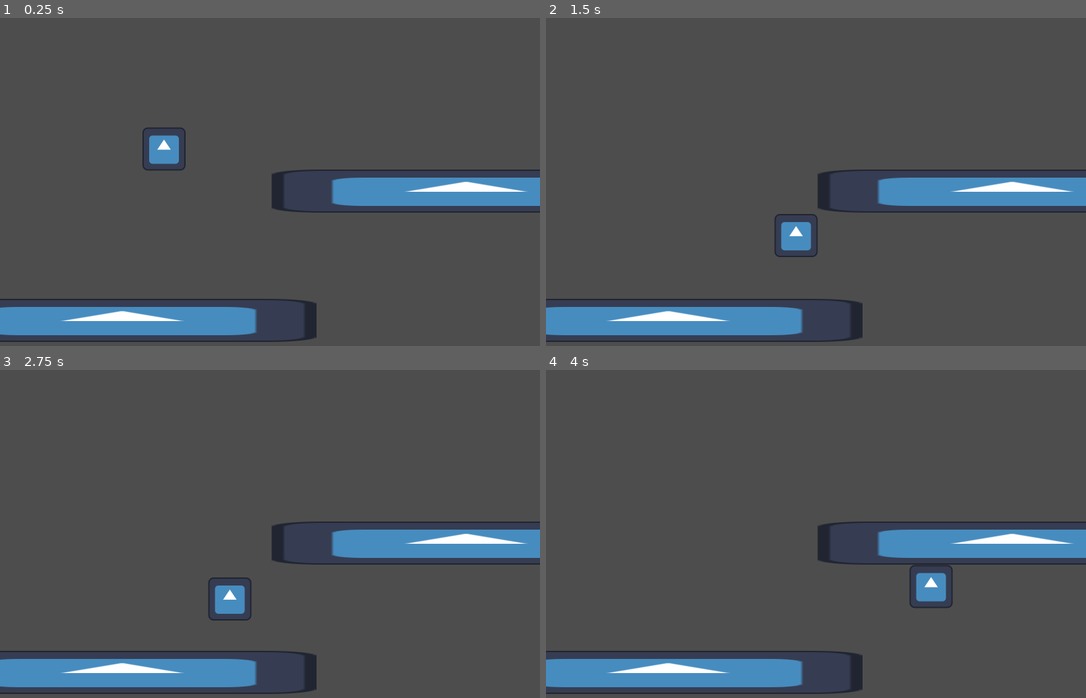
Above: before the commit, frames 1-4 (two rows, left to right).
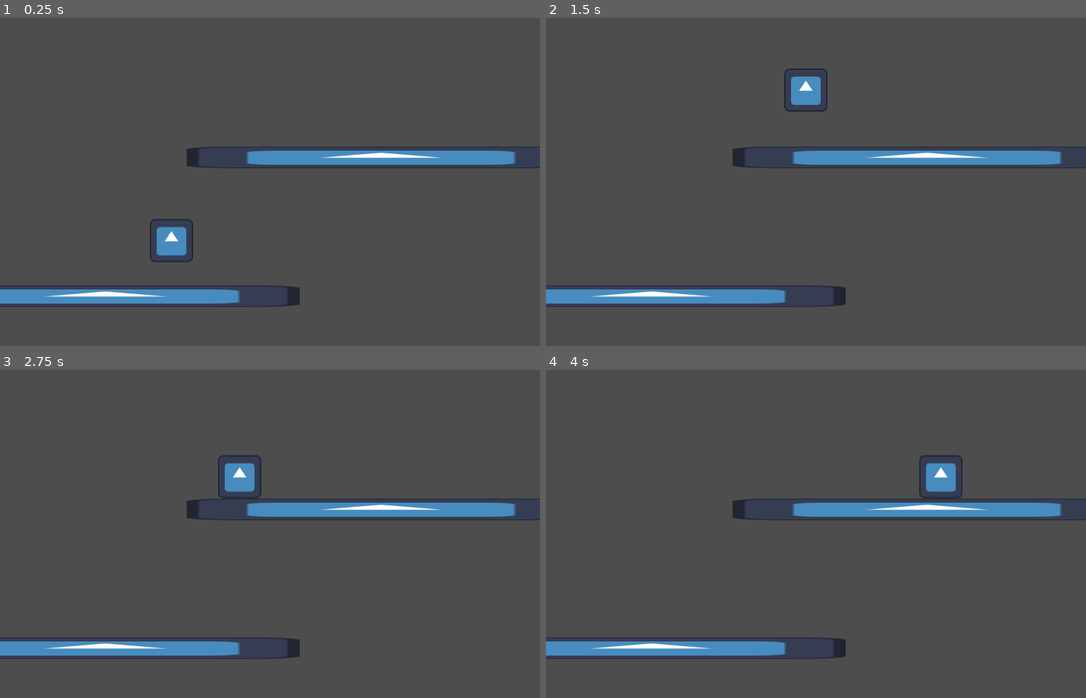
Above: after the commit, the same moments.

Repository: briel0/fog-gamejam-maio
Game: Godot game, scene res://scenes/main.tscn
Same seed, same stepped clock (60 frames per second), same inputs: the game is played once before the commit and once after it. The engine's default icon, where the game draws it, is replaced by a stand-in: a white triangle on a blue panel in a dark square.
Inputs:
- Up to frame 1 (0.25 s): no input
- Up to frame 2 (1.5 s): tap Enter (ui_accept) at 0.5, 0.8, 1.35 s; hold F (shoot) 0.53-1.28 s; hold Right (right) from 0.53 s (still down); tap Space (jump) at 0.77, 1.07 s
- Up to frame 3 (2.75 s): tap Space (jump) at 1.52, 1.55, 1.82, 2.1 s; release Right (right) at 2.03 s; hold Left (left) from 2.03 s (still down); hold F (shoot) from 2.03 s (still down)
- Up to frame 4 (4 s): release Left (left) at 2.78 s; release F (shoot) at 2.78 s; hold Right (right) from 2.78 s (still down); tap F (shoot) at 2.85 s; tap Space (jump) at 3.02, 3.32, 3.77, 3.8 s; tap Enter (ui_accept) at 3.05, 3.6 s

The runs differ from the first frame. In frame 1, 15% of the frame differs, in the area x 0-100%, y 33-99%; in frame 2, 15%; in frame 3, 15%; in frame 4, 15%, in the area x 0-100%, y 26-99%.

Commit message:
all combats features less the melee attack

Diff:
--- a/prefabs/beam.tscn
+++ b/prefabs/beam.tscn
@@ -7,11 +7,11 @@
 
 [node name="Beam" type="StaticBody2D" unique_id=1385120846]
 scale = Vector2(9, 1)
-collision_layer = 3
-collision_mask = 3
 
 [node name="Sprite2D" type="Sprite2D" parent="." unique_id=1781685396]
+scale = Vector2(1, 0.5)
 texture = ExtResource("1_pmv8y")
 
 [node name="UpSideCollision" type="CollisionShape2D" parent="." unique_id=411214769]
+scale = Vector2(1, 0.5)
 shape = SubResource("RectangleShape2D_0wfyh")
--- a/prefabs/character.tscn
+++ b/prefabs/character.tscn
@@ -2,14 +2,17 @@
 
 [ext_resource type="Texture2D" uid="uid://bwlis81viho2p" path="res://icon.svg" id="1_cs6s8"]
 [ext_resource type="Script" uid="uid://bn41enjjf6nc8" path="res://scripts/character.gd" id="1_xofgc"]
+[ext_resource type="PackedScene" uid="uid://l2h3sxi6xcoa" path="res://prefabs/hat.tscn" id="2_v5mhf"]
 
 [sub_resource type="RectangleShape2D" id="RectangleShape2D_xofgc"]
 size = Vector2(128, 128)
 
 [node name="Character" type="CharacterBody2D" unique_id=2032235730]
 collision_layer = 2
-collision_mask = 3
+collision_mask = 5
 script = ExtResource("1_xofgc")
+hat_scene = ExtResource("2_v5mhf")
+speed = 400.0
 
 [node name="Sprite2D" type="Sprite2D" parent="." unique_id=416269749]
 texture_filter = 1
--- a/prefabs/hat.tscn
+++ b/prefabs/hat.tscn
@@ -1,24 +1,33 @@
-[gd_scene format=3 uid="uid://b4j2uq3um22cm"]
+[gd_scene format=3 uid="uid://l2h3sxi6xcoa"]
 
-[ext_resource type="Script" uid="uid://cboe4xgm4whsb" path="res://scripts/hat.gd" id="1_4i8tn"]
+[ext_resource type="Script" uid="uid://dumxnwcmb7rbk" path="res://scripts/hat.gd" id="1_k1j1t"]
 [ext_resource type="Texture2D" uid="uid://bwlis81viho2p" path="res://icon.svg" id="1_wmafp"]
+[ext_resource type="Script" uid="uid://bqergixoaadqe" path="res://scripts/area_coleta.gd" id="3_k1j1t"]
 
 [sub_resource type="RectangleShape2D" id="RectangleShape2D_1jyap"]
+size = Vector2(121, 123)
 
 [sub_resource type="RectangleShape2D" id="RectangleShape2D_jflnv"]
+size = Vector2(141, 143)
 
 [node name="Hat" type="CharacterBody2D" unique_id=1564772125]
-script = ExtResource("1_4i8tn")
+collision_layer = 4
+script = ExtResource("1_k1j1t")
 
 [node name="Sprite2D" type="Sprite2D" parent="." unique_id=664727085]
 texture = ExtResource("1_wmafp")
 
 [node name="CollisionShape2D" type="CollisionShape2D" parent="." unique_id=2094869144]
+position = Vector2(-0.5, 0.5)
 shape = SubResource("RectangleShape2D_1jyap")
 
-[node name="Area2D" type="Area2D" parent="." unique_id=290048159]
-collision_layer = 2
+[node name="AreaColeta" type="Area2D" parent="." unique_id=290048159]
+collision_layer = 4
 collision_mask = 2
+script = ExtResource("3_k1j1t")
 
-[node name="CollisionShape2D" type="CollisionShape2D" parent="Area2D" unique_id=1679887626]
+[node name="CollisionShape2D" type="CollisionShape2D" parent="AreaColeta" unique_id=1679887626]
+position = Vector2(1.5, 0.5)
 shape = SubResource("RectangleShape2D_jflnv")
+
+[connection signal="body_entered" from="AreaColeta" to="." method="_on_area_coleta_body_entered"]
--- a/project.godot
+++ b/project.godot
@@ -57,6 +57,12 @@
 ]
 }
 
+[layer_names]
+
+2d_physics/layer_1="piso"
+2d_physics/layer_2="player"
+2d_physics/layer_3="hat"
+
 [physics]
 
 3d/physics_engine="Jolt Physics"
--- a/scenes/main.tscn
+++ b/scenes/main.tscn
@@ -1,18 +1,18 @@
 [gd_scene format=3 uid="uid://bglqim6dh5pq4"]
 
 [ext_resource type="PackedScene" uid="uid://bp7gyn3h53c4a" path="res://prefabs/character.tscn" id="1_o5qli"]
-[ext_resource type="PackedScene" uid="uid://dbaij2s2exrij" path="res://prefabs/beam.tscn" id="2_0wfyh"]
+[ext_resource type="PackedScene" uid="uid://5yxp70i2ena2" path="res://prefabs/beam.tscn" id="2_0wfyh"]
 
 [node name="Main" type="Node2D" unique_id=176912923]
 
 [node name="Character" parent="." unique_id=1913132122 instance=ExtResource("1_o5qli")]
-position = Vector2(91, 89)
+position = Vector2(113, 361)
 
 [node name="Camera2D" type="Camera2D" parent="." unique_id=687306338]
 position = Vector2(405, 386)
 
 [node name="Beam" parent="." unique_id=1385120846 instance=ExtResource("2_0wfyh")]
-position = Vector2(986, 300)
+position = Vector2(734, 200)
 
-[node name="Beam2" parent="." unique_id=1267115199 instance=ExtResource("2_0wfyh")]
-position = Vector2(-33, 684)
+[node name="Beam2" parent="." unique_id=1120741732 instance=ExtResource("2_0wfyh")]
+position = Vector2(-83, 612)
--- /dev/null
+++ b/scripts/area_coleta.gd
@@ -0,0 +1,11 @@
+extends Area2D
+
+
+# Called when the node enters the scene tree for the first time.
+func _ready() -> void:
+	pass # Replace with function body.
+
+
+# Called every frame. 'delta' is the elapsed time since the previous frame.
+func _process(delta: float) -> void:
+	pass
--- /dev/null
+++ b/scripts/bullet.gd
@@ -0,0 +1,14 @@
+extends Area2D
+
+@export var speed: float = 700.0
+var direction: int = 1 # 1 para direita, -1 para esquerda
+
+func _physics_process(delta: float) -> void:
+	position.x += speed * direction * delta
+
+func _on_visible_on_screen_notifier_2d_screen_exited() -> void:
+	queue_free()
+
+func _on_body_entered(body: Node2D) -> void:
+	# Colocar lógica de dano depois
+	queue_free()
--- a/scripts/character.gd
+++ b/scripts/character.gd
@@ -1,51 +1,70 @@
 extends CharacterBody2D
+@export var hat_scene: PackedScene
 var hanging  = false
+var jumpable
+var lastDirection: int = 1
+var direction: int = 1
 var shootable=true
+var hat : Node2D = null
 const JUMP_VELOCITY = -1200.0
-@export var speed: float = 400.0
+@export var speed: float = 1000.0
 
 func _ready() -> void:
 	pass
-func disable_collision_temp():
-	set_collision_mask_value(1,false)
-	await get_tree().create_timer(0.3).timeout
-	set_collision_mask_value(1,true)
+func disable_collision_temp(mask,temp):
+	set_collision_mask_value(mask,false)
+	await get_tree().create_timer(temp).timeout
+	set_collision_mask_value(mask,true)
 
+func throw_hat(delta):
+	shootable=false
+	hat = hat_scene.instantiate()
+	hat.direction = direction
+	if direction==0:
+		hat.direction = lastDirection
+	hat.global_position=global_position + Vector2(hat.direction*20,-20)
+	get_tree().current_scene.add_child(hat)
+	get_node("HatCooldown").start()
+
+func recover_hat():
+	get_node("HatCooldown").stop()
+	shootable=true
+	if is_instance_valid(hat):
+		hat.queue_free()
 func _physics_process(delta: float) -> void:
-	#gravidade pq ta no ar
-	if shootable and Input.is_action_pressed("shoot"):
-		shootable=false
-		get_node("HatCooldown").start()
-		print("atirei")
-
-	var jumpable=true
-	if not is_on_floor() and not is_on_ceiling():
-		self.velocity += get_gravity() * delta
-		jumpable=false
-	#ta pendurado
-
-	if is_on_ceiling():
-		if Input.is_action_just_pressed("up"):
-			position[1] -=250
-		if Input.is_action_just_pressed("down"):
-			self.velocity += get_gravity() * delta
-	elif  is_on_floor() and Input.is_action_just_pressed("down"):
-			position[1] +=250
-
-	if jumpable and Input.is_action_just_pressed("jump"):
-		disable_collision_temp()
-		self.velocity.y = JUMP_VELOCITY
-
-
-	var direction := Input.get_axis("left", "right")
+	direction = 0
+	if Input.is_action_pressed("left"):
+		direction=-1
+		lastDirection=direction
+	if Input.is_action_pressed("right"):
+		direction=1
+		lastDirection=direction
 	if direction:
 		self.velocity.x = direction * speed
 	else:
 		self.velocity.x = move_toward(self.velocity.x, 0, speed)
+	#gravidade pq ta no ar
+	if shootable and Input.is_action_pressed("shoot"):
+		throw_hat(delta)
 
+	jumpable=true
+	if not is_on_floor() and not is_on_ceiling():
+		self.velocity += get_gravity() * delta
+		jumpable=false
+
+	if is_on_ceiling():
+		if Input.is_action_just_pressed("up"):
+			position[1] -=150
+		if Input.is_action_just_pressed("down"):
+			self.velocity += get_gravity() * delta
+	elif  is_on_floor() and Input.is_action_just_pressed("down"):
+			position[1] +=150
+
+	if jumpable and Input.is_action_just_pressed("jump"):
+		disable_collision_temp(1,0.15)
+		self.velocity.y = JUMP_VELOCITY
 	move_and_slide()
 
 
 func _on_hat_cooldown_timeout() -> void:
-	shootable=true
-	print("voltou o chapeu")
+	recover_hat()
--- a/scripts/hat.gd
+++ b/scripts/hat.gd
@@ -1,25 +1,31 @@
 extends CharacterBody2D
 
+var gravidade = ProjectSettings.get_setting("physics/2d/default_gravity")
+var velocidade_arremesso: Vector2 = Vector2(850, -800)
+var no_chao: bool = false
+var direction: int = 1
+var pode_ser_coletado
 
-const SPEED = 300.0
-const JUMP_VELOCITY = -400.0
+func _ready():
+	velocity = Vector2(velocidade_arremesso.x * direction, velocidade_arremesso.y)
+	await get_tree().create_timer(0.2).timeout
+	pode_ser_coletado = true
 
-
-func _physics_process(delta: float) -> void:
-	# Add the gravity.
-	if not is_on_floor():
-		velocity += get_gravity() * delta
-
-	# Handle jump.
-	if Input.is_action_just_pressed("ui_accept") and is_on_floor():
-		velocity.y = JUMP_VELOCITY
-
-	# Get the input direction and handle the movement/deceleration.
-	# As good practice, you should replace UI actions with custom gameplay actions.
-	var direction := Input.get_axis("ui_left", "ui_right")
-	if direction:
-		velocity.x = direction * SPEED
-	else:
-		velocity.x = move_toward(velocity.x, 0, SPEED)
-
-	move_and_slide()
+func _physics_process(delta):
+	if not no_chao:
+		velocity.y += gravidade * delta
+		var colisao = move_and_collide(velocity * delta)
+		if colisao:
+			var normal = colisao.get_normal()
+			if normal.y < -0.5:
+				no_chao = true
+				velocity = Vector2.ZERO
+			elif abs(normal.x) > 0.5:
+				velocity.x = -velocity.x
+				velocity.x *= 0.8
+func _on_area_coleta_body_entered(body):
+	print("achou")
+	if not pode_ser_coletado:
+		return
+	if body.has_method("recover_hat"):
+		body.recover_hat()
Not shown: 1 places in prefabs/beam.tscn that only renumber resources
Not shown, added: scripts/area_coleta.gd.uid
Not shown, added: scripts/bullet.gd.uid
Not shown, changed: scripts/hat.gd.uid
